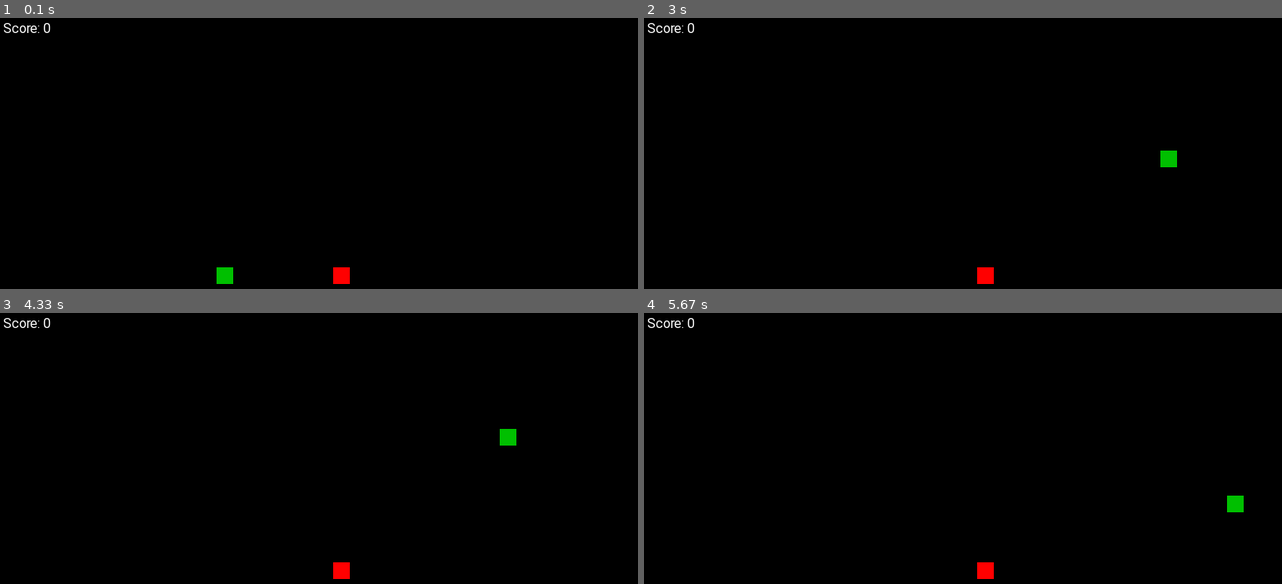
Above: before the commit, frames 1-4 (two rows, left to right).
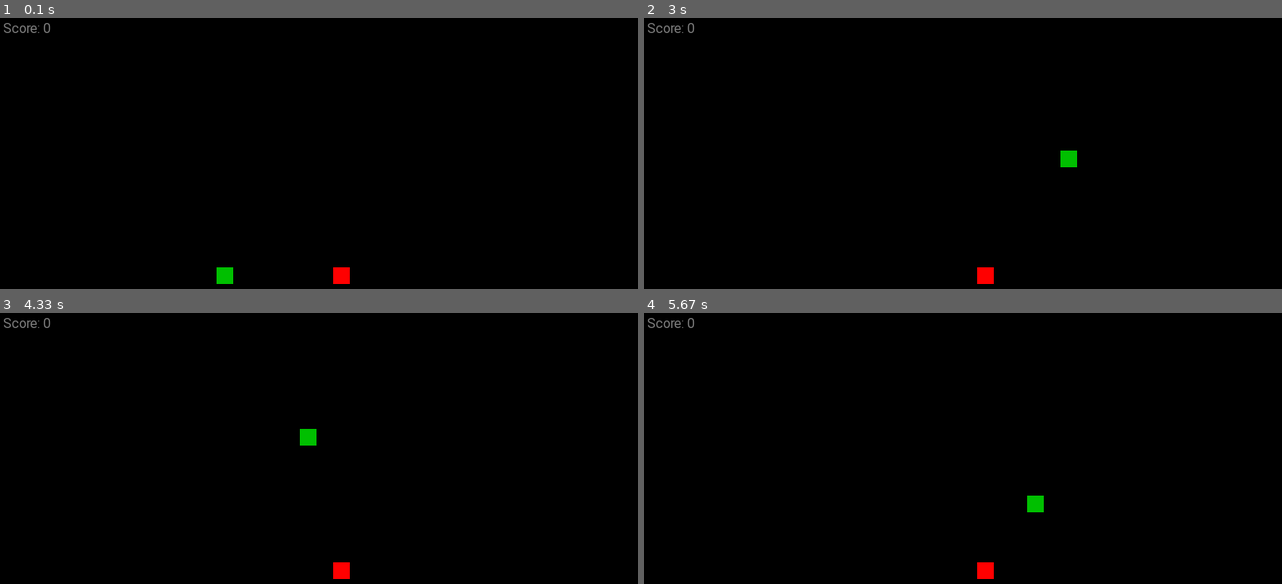
Above: after the commit, the same moments.

Repository: las-r/snake-pygame
Game: pygame game, started from snake.py
The game is run twice, just before and just after one commit, with the same random seed, the same clock (stepped at 60 frames per second) and the same inputs.
Inputs:
- Up to frame 1 (0.1 s): no input
- Up to frame 2 (3 s): hold R 0.33-0.8 s; hold Right 0.33-0.8 s; tap W at 0.83 s; hold Right 1.23-1.7 s; hold Up 1.73-2.03 s; hold Right 2.07-2.53 s; hold Left from 2.57 s (still down)
- Up to frame 3 (4.33 s): release Left at 3.1 s; hold Down 3.13-3.43 s; hold Left 3.47-3.87 s; hold W 3.9-4.27 s; hold Right from 4.3 s (still down)
- Up to frame 4 (5.67 s): release Right at 4.93 s; hold S 4.97-5.33 s; hold Left from 5.37 s (still down)

The runs differ from the first frame. In frame 1, 0.1% of the frame differs, in the area x 0-8%, y 1-6%; in frame 2, 0.4%, in the area x 0-84%, y 1-56%; in frame 3, 0.4%; in frame 4, 0.4%.

Commit message:
Add new features
Features added:
- Add new "wall" gamemode
- Make 1 long snake have no direction limits
- Add new color options
- Rename game types to gamemodes

Diff:
--- a/snake.py
+++ b/snake.py
@@ -4,7 +4,7 @@
 import time
 
 # made by las-r on github
-# v1.0
+# v1.1
 
 # init pygame
 pygame.init()
@@ -14,11 +14,14 @@
 prsr = argparse.ArgumentParser(prog="Snake", description="Simple snake game written in Python")
 prsr.add_argument("-DS", "--displaysize", type=int, nargs=2, default=[800, 600], help="Display dimensions in pixels (default: 800 600)")
 prsr.add_argument("-GS", "--gridsize", type=int, nargs=2, default=[40, 30], help="Game grid dimensions (default: 40 30)")
-prsr.add_argument("-SHC", "--snakeheadcolor", type=int, nargs=3, default=[0, 191, 0], help="Snake head color as R,G,B (default: 0 191 0)")
-prsr.add_argument("-SC", "--snakecolor", type=int, nargs=3, default=[0, 127, 0], help="Snake body color as R,G,B (default: 0 127 0)")
-prsr.add_argument("-AC", "--applecolor", type=int, nargs=3, default=[255, 0, 0], help="Apple color as R,G,B (default: 255 0 0)")
+prsr.add_argument("-SHC", "--snakeheadcolor", type=int, nargs=3, default=[0, 191, 0], help="Snake head color as R G B (default: 0 191 0)")
+prsr.add_argument("-SC", "--snakecolor", type=int, nargs=3, default=[0, 127, 0], help="Snake body color as R G B (default: 0 127 0)")
+prsr.add_argument("-AC", "--applecolor", type=int, nargs=3, default=[255, 0, 0], help="Apple color as R G B (default: 255 0 0)")
+prsr.add_argument("-BC", "--bgcolor", type=int, nargs=3, default=[0, 0, 0], help="Background color as R G B (default: 0 0 0)")
+prsr.add_argument("-TC", "--scorecolor", type=int, nargs=3, default=[127, 127, 127], help="Score text color as R G B (default: 127 127 127)")
+prsr.add_argument("-WC", "--wallcolor", type=int, nargs=3, default=[255, 255, 255], help="Wall color as R G B, only applies in wall mode (default: 255 255 255)")
 prsr.add_argument("-T", "--tick", type=float, default=0.1, help="Time between each game tick in seconds (default: 0.1)")
-prsr.add_argument("-GT", "--gametype", choices=["normal", "warp"], default="normal", help="Game type (default: normal)")
+prsr.add_argument("-GM", "--gamemode", choices=["normal", "warp", "wall"], default="normal", help="Game mode (default: normal)")
 prsr.add_argument("-HS", "--hidescore", action="store_true", help="Hide score counter")
 args = prsr.parse_args()
 
@@ -29,14 +32,28 @@
 SNKHDCOL = tuple(args.snakeheadcolor)
 SNKCOL = tuple(args.snakecolor)
 APLCOL = tuple(args.applecolor)
+BGCOL = tuple(args.bgcolor)
+SCRCOL = tuple(args.scorecolor)
+WLLCOL = tuple(args.wallcolor)
 TICK = args.tick
-GMTYP = args.gametype
+GMMD = args.gamemode
 HDSCR = args.hidescore
+
+# functions
+def restart():
+    global snk, snkdir, apl, wlls, score
+
+    snk = [[GRIDW // 3, GRIDH // 2]]
+    snkdir = (1, 0)
+    apl = [GRIDW // 2, GRIDH // 2]
+    wlls = []
+    score = 0
 
 # variables
 snk = [[GRIDW // 3, GRIDH // 2]]
 snkdir = (1, 0)
 apl = [GRIDW // 2, GRIDH // 2]
+wlls = []
 score = 0
 
 # display
@@ -53,53 +70,56 @@
 
         # movement
         if e.type == pygame.KEYDOWN:
-            if e.key in (pygame.K_w, pygame.K_UP) and snkdir[1] != 1:
+            if e.key in (pygame.K_w, pygame.K_UP) and (snkdir[1] != 1 or len(snk) <= 1):
                 snkdir = (0, -1)
-            elif e.key in (pygame.K_s, pygame.K_DOWN) and snkdir[1] != -1:
+            elif e.key in (pygame.K_s, pygame.K_DOWN) and (snkdir[1] != -1 or len(snk) <= 1):
                 snkdir = (0, 1)
-            elif e.key in (pygame.K_d, pygame.K_RIGHT) and snkdir[0] != -1:
+            elif e.key in (pygame.K_d, pygame.K_RIGHT) and (snkdir[0] != -1 or len(snk) <= 1):
                 snkdir = (1, 0)
-            elif e.key in (pygame.K_a, pygame.K_LEFT) and snkdir[0] != 1:
+            elif e.key in (pygame.K_a, pygame.K_LEFT) and (snkdir[0] != 1 or len(snk) <= 1):
                 snkdir = (-1, 0)
             elif e.key == pygame.K_r:
-                snk = [[GRIDW // 3, GRIDH // 2]]
-                snkdir = (1, 0)
-                apl = [GRIDW // 2, GRIDH // 2]
-                score = 0
+                restart()
 
     # update screen
-    screen.fill((0, 0, 0))
+    screen.fill(BGCOL)
     for i, pos in enumerate(snk):
         col = SNKHDCOL if i == 0 else SNKCOL
         pygame.draw.rect(screen, col, pygame.Rect(pos[0] * TILEW, pos[1] * TILEH, TILEW, TILEH))
+    for x, y in wlls:
+        pygame.draw.rect(screen, WLLCOL, pygame.Rect(x * TILEW, y * TILEH, TILEW, TILEH))
     pygame.draw.rect(screen, APLCOL, pygame.Rect(apl[0] * TILEW, apl[1] * TILEH, TILEW, TILEH))
     if not HDSCR:
-        screen.blit(font.render(f"Score: {score}", True, (255, 255, 255)), (4, 4))
+        screen.blit(font.render(f"Score: {score}", True, SCRCOL), (4, 4))
     pygame.display.flip()
 
     # snake movement
-    if GMTYP == "normal":
+    if GMMD == "warp":
+        nh = [(snk[0][0] + snkdir[0]) % GRIDW, (snk[0][1] + snkdir[1]) % GRIDH]
+    else:
         nh = [snk[0][0] + snkdir[0], snk[0][1] + snkdir[1]]
-    elif GMTYP == "warp":
-        nh = [(snk[0][0] + snkdir[0]) % GRIDW, (snk[0][1] + snkdir[1]) % GRIDH]
     snk.insert(0, nh)
 
     # apple check
     if nh != apl:
         snk.pop()
     else:
+        score += 1
         apl = [random.randint(0, GRIDW - 1), random.randint(0, GRIDH - 1)]
-        score += 1
+        while apl in snk or apl in wlls:
+            apl = [random.randint(0, GRIDW - 1), random.randint(0, GRIDH - 1)]
+        if GMMD == "wall":
+            wll = [random.randint(0, GRIDW - 1), random.randint(0, GRIDH - 1)]
+            while wll in snk or wll in apl:
+                wll = [random.randint(0, GRIDW - 1), random.randint(0, GRIDH - 1)]
+            wlls.append(wll)
 
     # snake death
-    if nh in snk[1:] or not GRIDW > nh[0] > -1 or not GRIDH > nh[1] > -1:
+    if nh in snk[1:] or nh in wlls or not GRIDW > nh[0] > -1 or not GRIDH > nh[1] > -1:
         time.sleep(1)
 
         # restart
-        snk = [[GRIDW // 3, GRIDH // 2]]
-        snkdir = (1, 0)
-        apl = [GRIDW // 2, GRIDH // 2]
-        score = 0
+        restart()
 
     # tick
     time.sleep(TICK)
